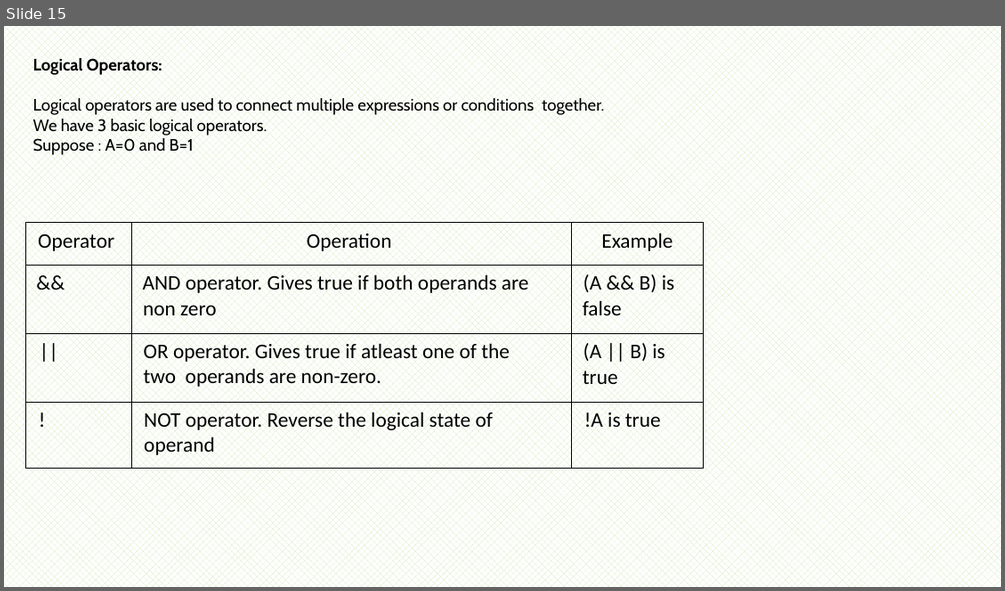
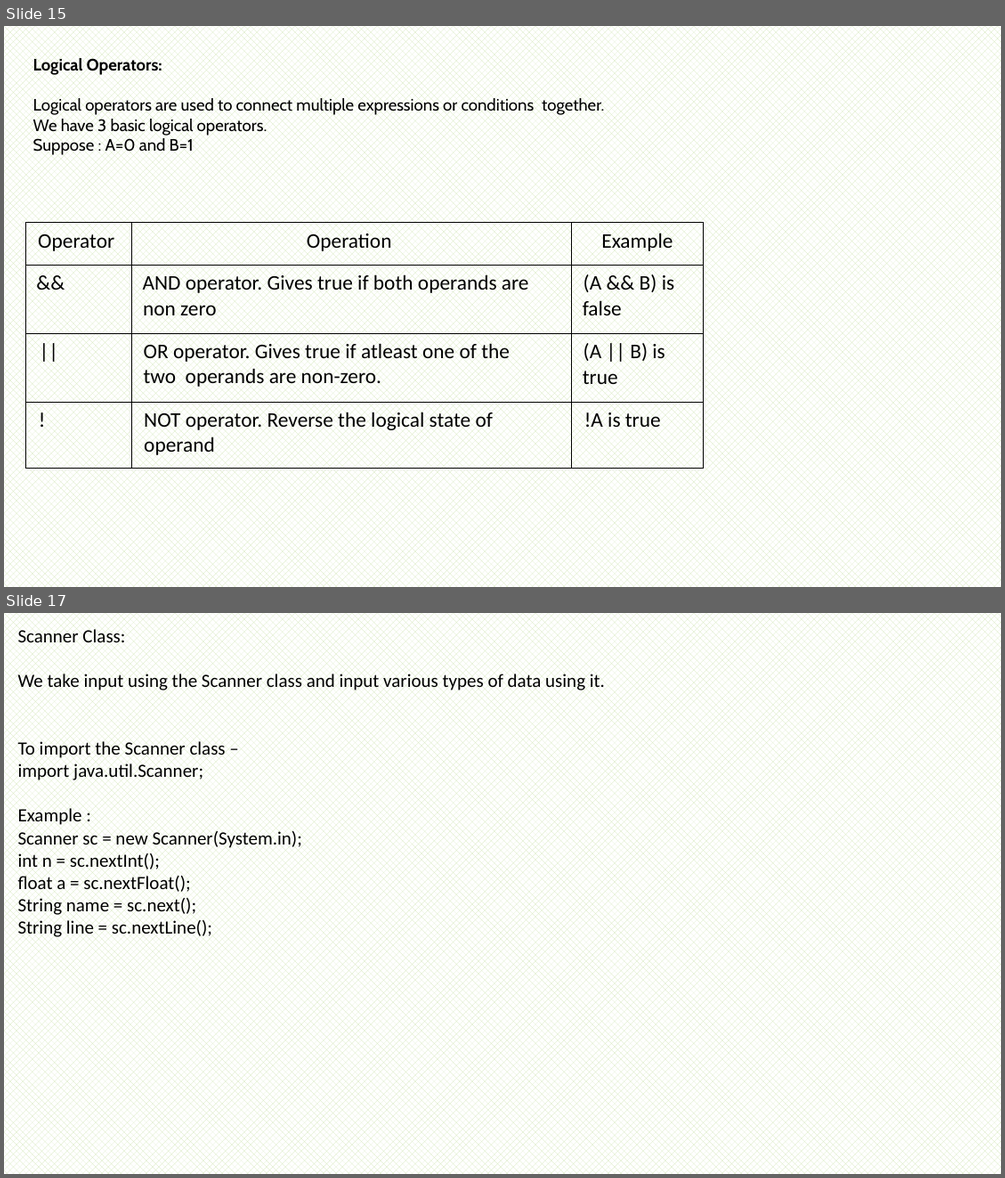
Before and after one commit to Syed00711/java_files, a slide deck: Java_basic_microcare.pptx. Shown one above the other, each under a label of ours: slide 15 before the commit, slides 15 and 17 after it; the slides between them are not shown. The pictures are 1005x591 and 1005x1178 pixels, drawn with LibreOffice and Linux fonts; fonts in the diff are those of the drawing. Boxes give left, top, right and bottom in pixels: in the first picture for what was removed or moved away, otherwise in the second. Text is boxed around its words. In the diff, an @@ line names an element or a change of style, - is before the commit and + after.

```diff
--- a/Java_basic_microcare.pptx
+++ b/Java_basic_microcare.pptx
@@ slide 17 added at (4,613,1001,1174), background pattern #D1E6B5 on #FFFFFF @@
@@ text added at (18,628,605,937), 18 pt, text #000000 @@
+Scanner Class:
+We take input using the Scanner class and input various types of data using it.
+To import the Scanner class –
+import java.util.Scanner;
+Example :
+Scanner sc = new Scanner(System.in);
+int n = sc.nextInt();
+float a = sc.nextFloat();
+String name = sc.next();
+String line = sc.nextLine();
```
Also in this commit, not shown: 9 other slides added.
